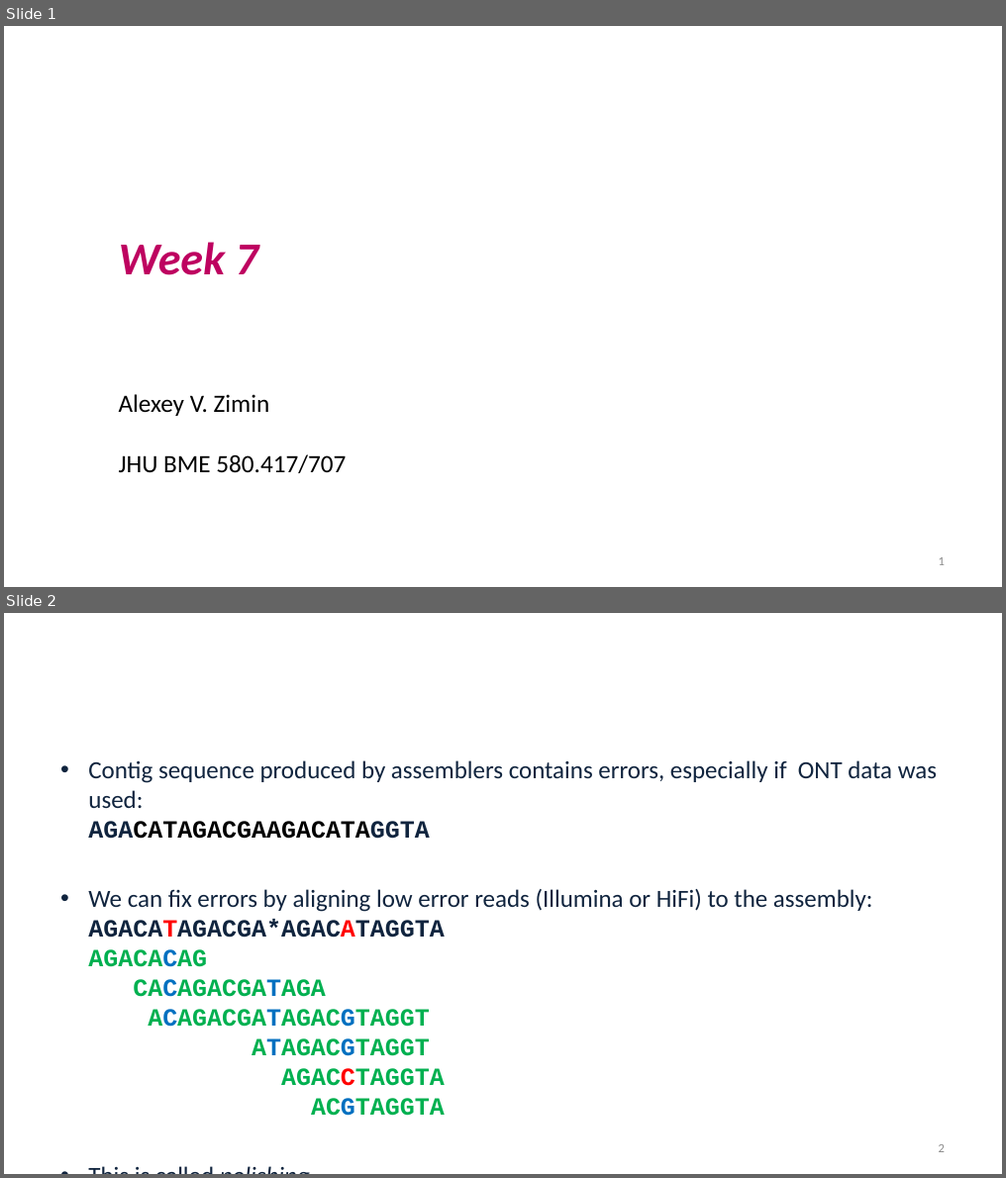
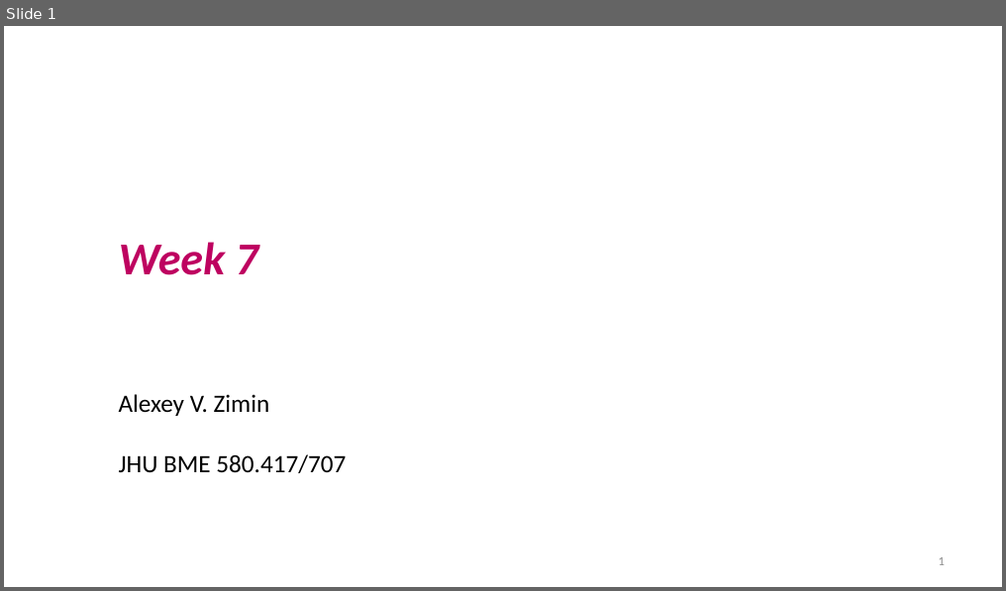
Before and after one commit to alekseyzimin/BME-Algorithms-for-Analysis-of-Genomic-Data, a slide deck: Fall 2026/Week 7 -- Quality Control Assembly Programs Jaccard Similarity.pptx. Shown one above the other, each under a label of ours: slides 1 and 2 before the commit, slide 1 after it. The pictures are 1006x1178 and 1006x591 pixels, drawn with LibreOffice and Linux fonts; fonts in the diff are those of the drawing; background and template pictures are left out. Boxes give left, top, right and bottom in pixels: in the first picture for what was removed or moved away, otherwise in the second. Text is boxed around its words. In the diff, an @@ line names an element or a change of style, - is before the commit and + after.

```diff
--- a/Fall 2026/Week 7 -- Quality Control Assembly Programs Jaccard Similarity.pptx
+++ b/Fall 2026/Week 7 -- Quality Control Assembly Programs Jaccard Similarity.pptx
@@ slide 2 removed at bbox=[4, 613, 1002, 1174], background picture (left out) @@
@@ title removed at bbox=[53, 668, 951, 706] @@
-Assembly polishing
@@ text removed at bbox=[88, 761, 937, 1116] @@
-• Contig sequence produced by assemblers contains errors, especially if ONT data was used:
-  AGACATAGACGAAGACATAGGTA
-• We can fix errors by aligning low error reads (Illumina or HiFi) to the assembly:
-  AGACATAGACGA*AGACATAGGTA
-  AGACACAG
-  CACAGACGATAGA
-  ACAGACGATAGACGTAGGT
-  ATAGACGTAGGT
-  AGACCTAGGTA
-  ACGTAGGTA
-• This is called polishing
@@ page number removed at bbox=[939, 1145, 944, 1153] @@
-2
```
Also in this commit, not shown: 3 slides changed, 1 other slide removed, 2 other files.
